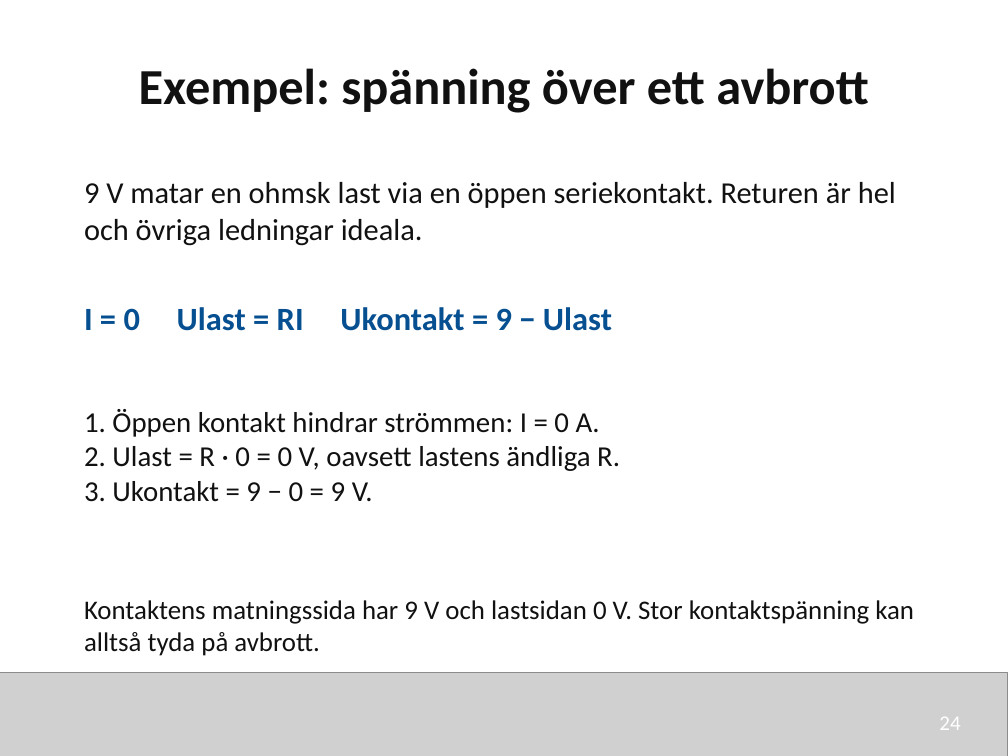
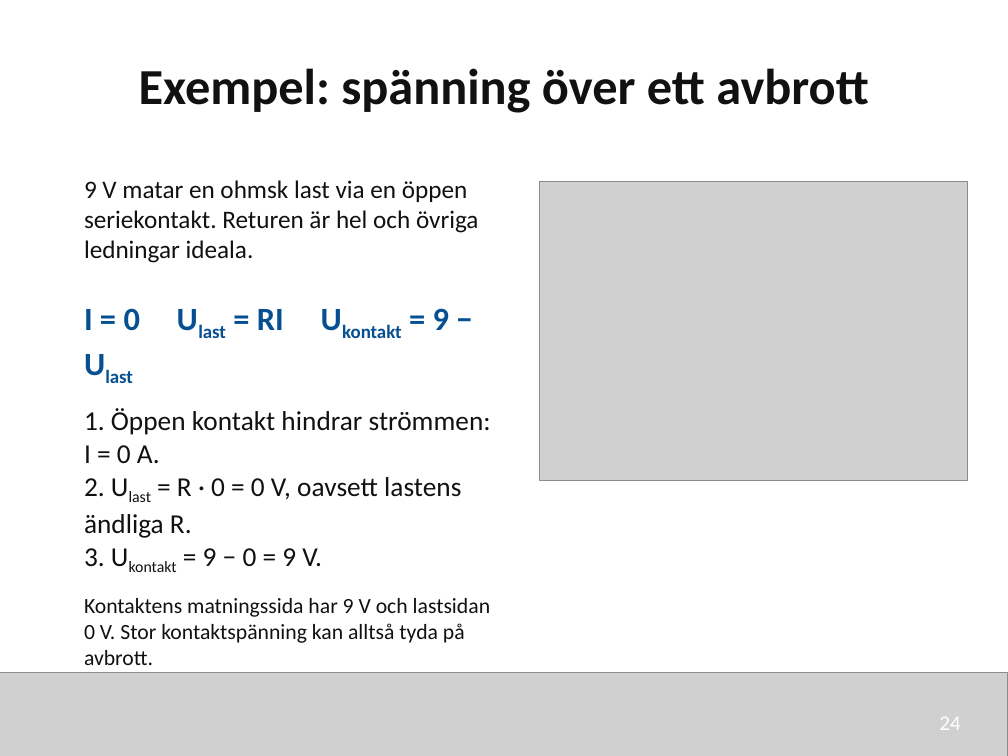
Before and after one commit to nj22az/nj22az.github.io, a slide deck: slide 24 of sjoskolan/vecka-43/aktuell/v43_03_Elscheman_och_dokumentation_elev.pptx. Drawn at 1008x756 pixels with LibreOffice and Linux fonts; fonts in the diff are those of the drawing; grey boxes stand for pictures. Boxes give left, top, right and bottom in pixels: in the first picture for what was removed or moved away, otherwise in the second. Text is boxed around its words. In the diff, an @@ line names an element or a change of style, - is before the commit and + after.

```diff
--- a/sjoskolan/vecka-43/aktuell/v43_03_Elscheman_och_dokumentation_elev.pptx
+++ b/sjoskolan/vecka-43/aktuell/v43_03_Elscheman_och_dokumentation_elev.pptx
@@ text "9 V matar en ohmsk ..." at [84,180,479,263]: size 21.8 to 18 pt @@
@@ picture added at [539,181,968,480] @@
@@ text "I = 0 Ulast = ..." at [84,308,449,331]: now subscript in "Ulast Ukontakt Ulast" @@
@@ text "1. Öppen kontakt hindrar strömmen: ..." at [84,408,491,566]: size 20.6 to 19.5 pt; now subscript in "Ulast", "Ukontakt" @@
@@ text "Kontaktens matningssida har 9 V ..." at [84,598,490,665]: size 19.1 to 15.5 pt @@
```
Also in this commit, not shown: 8 other slides changed, 14 other files.
